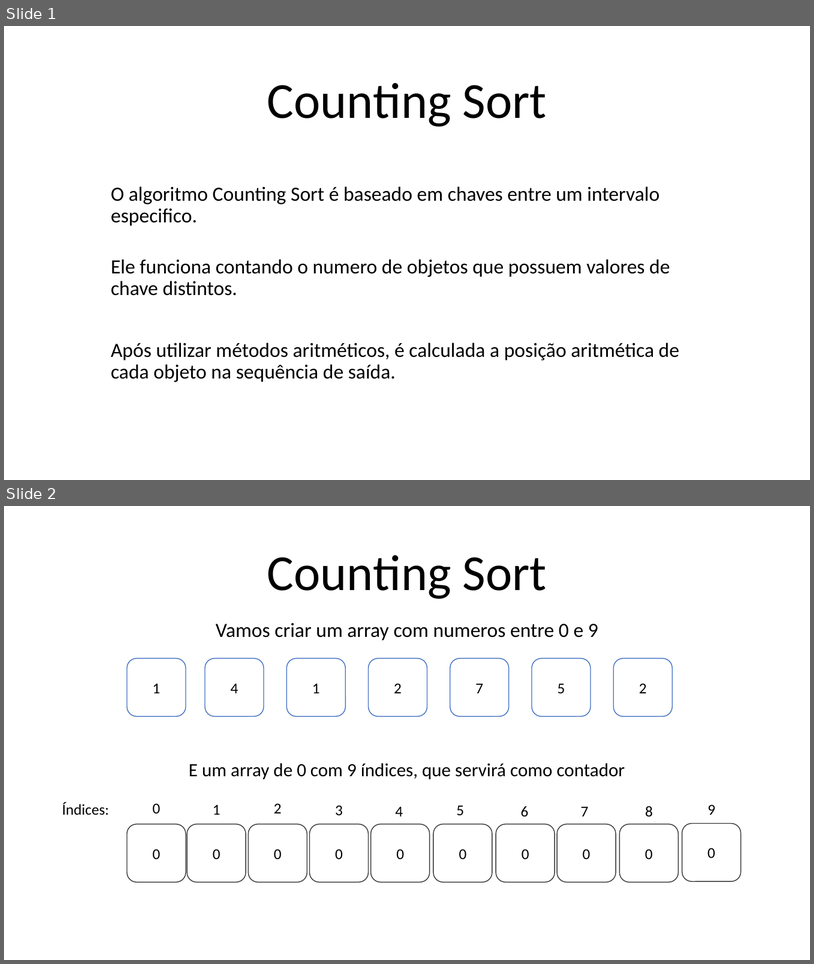
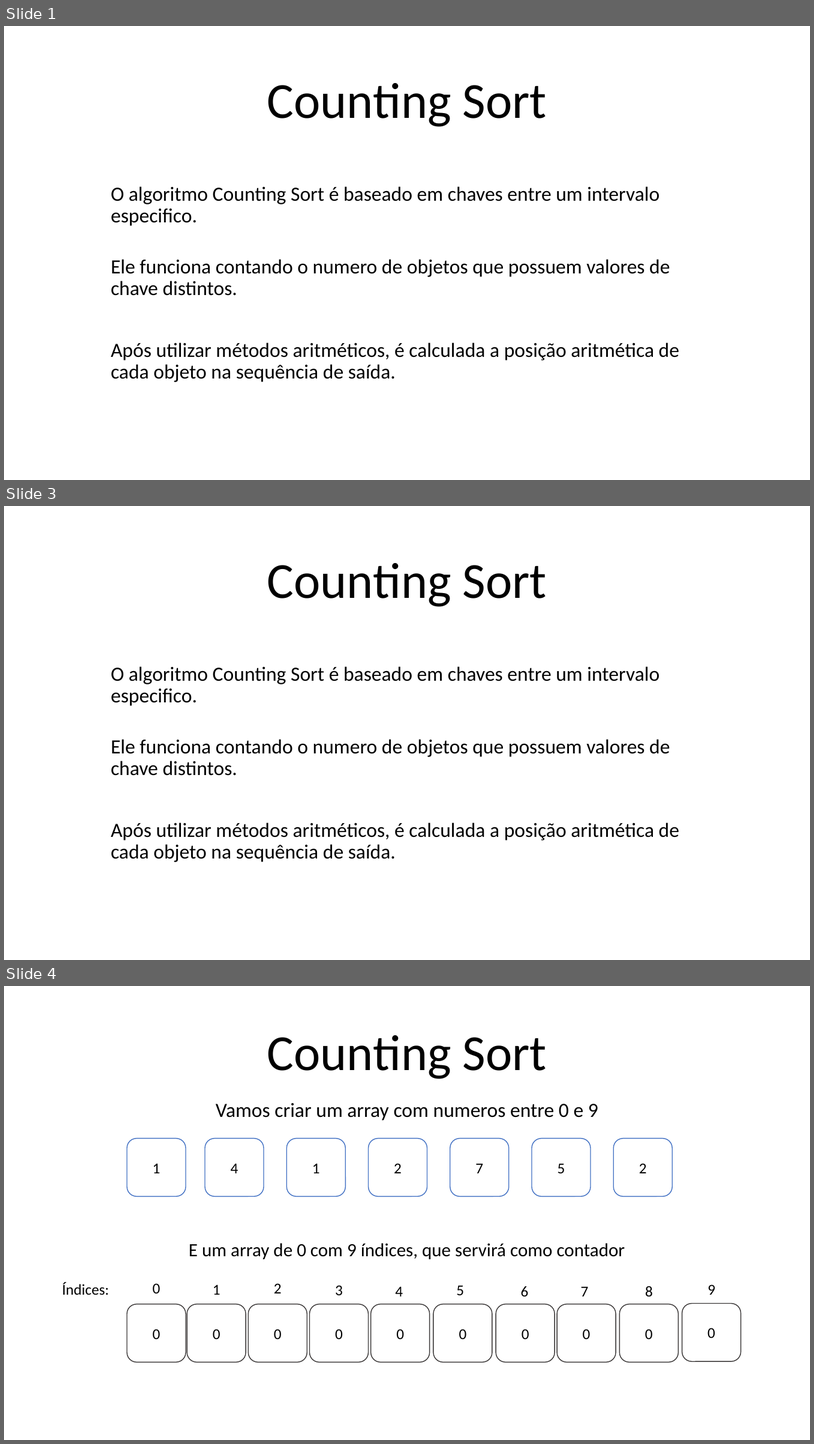
Before and after one commit to netsoncavina/countingSort, a slide deck: Counting Sort.pptx. Shown one above the other, each under a label of ours: slides 1 and 2 before the commit, slides 1, 3 and 4 after it; the slides between them are not shown. The pictures are 814x964 and 814x1444 pixels, drawn with LibreOffice and Linux fonts; fonts in the diff are those of the drawing. Boxes give left, top, right and bottom in pixels: in the first picture for what was removed or moved away, otherwise in the second. Text is boxed around its words. In the diff, an @@ line names an element or a change of style, - is before the commit and + after.

```diff
--- a/Counting Sort.pptx
+++ b/Counting Sort.pptx
@@ slide 3 added at [4, 506, 810, 960], background #FFFFFF @@
@@ title added at [267, 563, 547, 607], 60 pt, text #000000 @@
+Counting Sort
@@ subtitle added at [111, 666, 660, 706], 24 pt, text #000000 @@
+O algoritmo Counting Sort é baseado em chaves entre um intervalo especifico.
@@ text added at [111, 739, 670, 775], 24 pt, text #000000 @@
+Ele funciona contando o numero de objetos que possuem valores de chave distintos.
@@ text added at [111, 822, 680, 862], 24 pt, text #000000 @@
+Após utilizar métodos aritméticos, é calculada a posição aritmética de cada objeto na sequência de saída.
@@ what was slide 2 is now slide 4 @@
```
Also in this commit, not shown: 1 other slide added.
